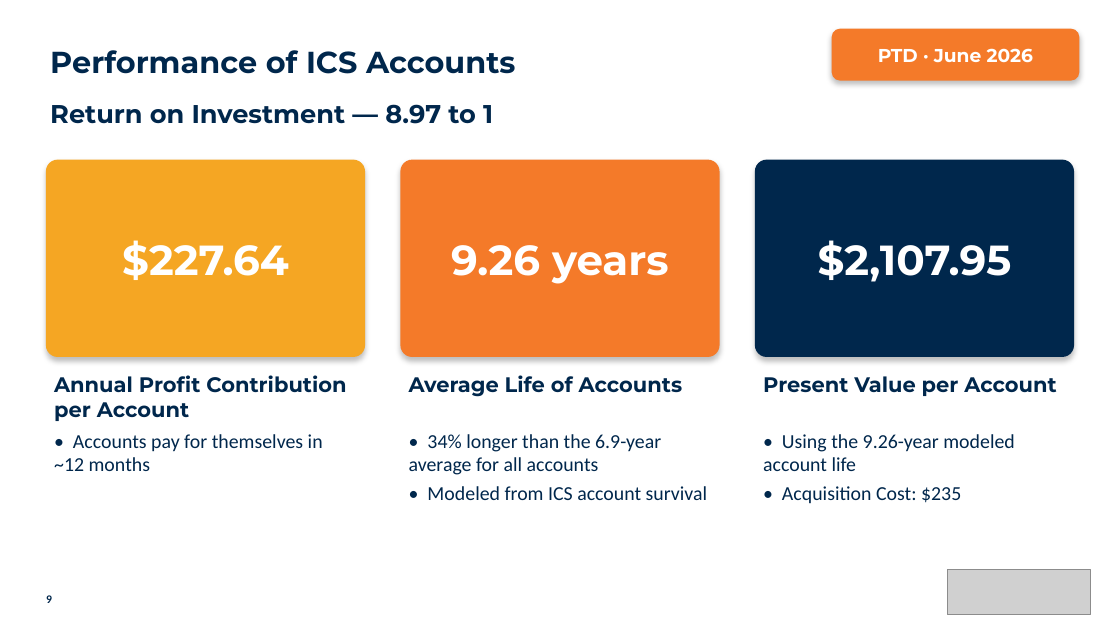
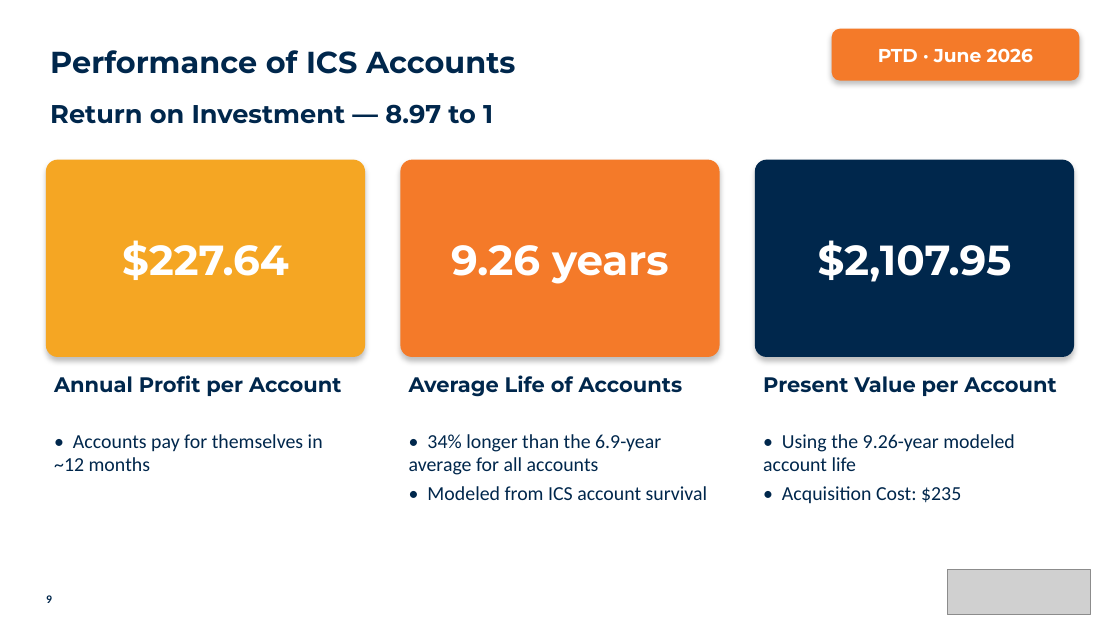
Before and after one commit to aburgard-csi/Velocity_Reporting, a slide deck: slide 9 of templates/ics_template.pptx. Drawn at 1120x630 pixels with LibreOffice and Linux fonts; fonts in the diff are those of the drawing; grey boxes stand for pictures. Boxes give left, top, right and bottom in pixels: in the first picture for what was removed or moved away, otherwise in the second. Text is boxed around its words. In the diff, an @@ line names an element or a change of style, - is before the commit and + after.

```diff
--- a/templates/ics_template.pptx
+++ b/templates/ics_template.pptx
@@ text at (54,375,341,396): text changed @@
-Annual Profit Contribution per Account
+Annual Profit per Account
```
Also in this commit, not shown: 1 other slide changed, 2 other files.
